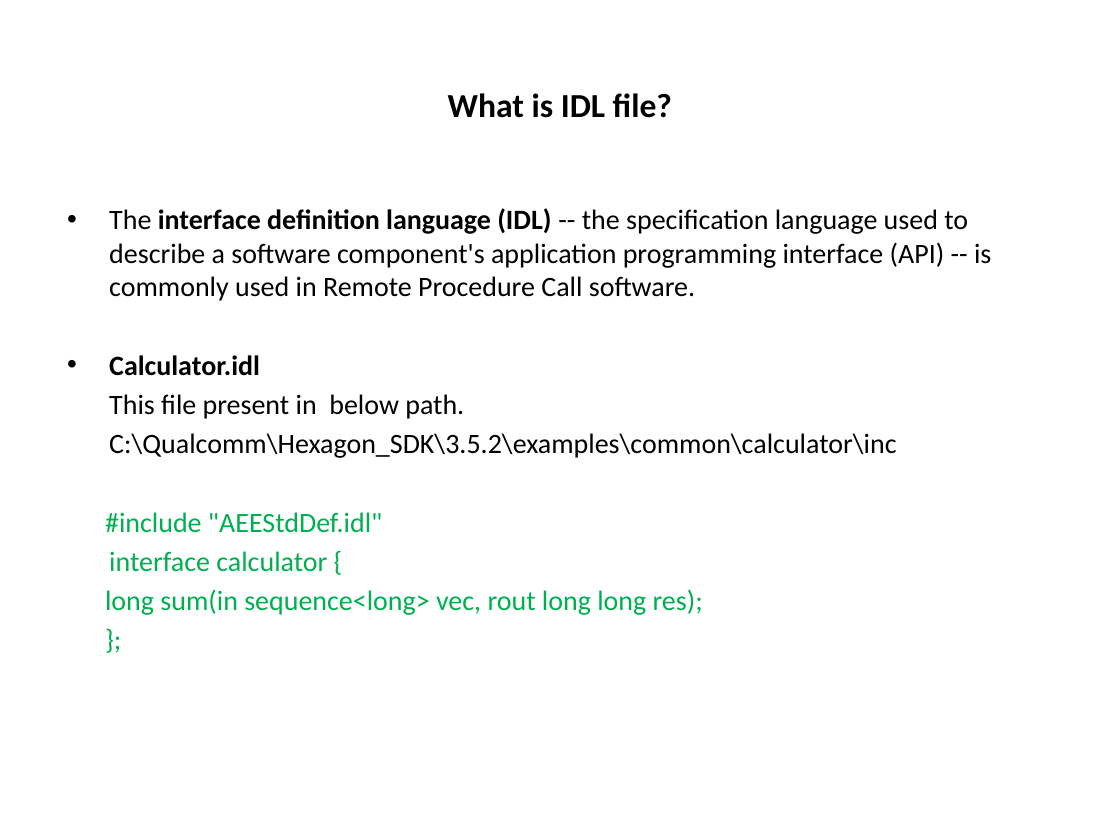
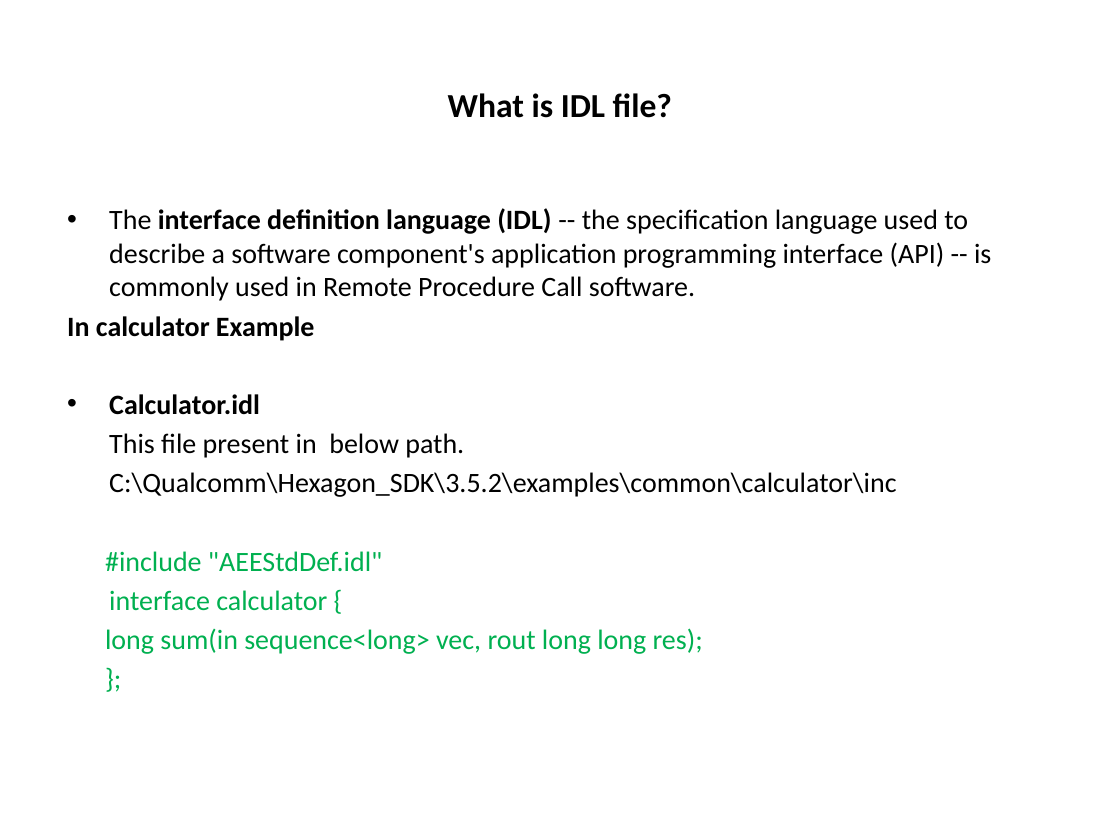
Before and after one commit to Bhagyalakshmi-Marem/TSHtraining, a slide deck: slide 9 of Hexagon_SDK/Docs/Hexagon_SDK_ppt.pptx (slide 7 before the commit). Drawn at 1120x840 pixels with LibreOffice and Linux fonts; fonts in the diff are those of the drawing. Boxes give left, top, right and bottom in pixels: in the first picture for what was removed or moved away, otherwise in the second. Text is boxed around its words. In the diff, an @@ line names an element or a change of style, - is before the commit and + after.

```diff
--- a/Hexagon_SDK/Docs/Hexagon_SDK_ppt.pptx
+++ b/Hexagon_SDK/Docs/Hexagon_SDK_ppt.pptx
@@ text at <box>67,316,315,341</box>: paragraph added @@
+In calculator Example
```
Also in this commit, not shown: 7 other slides changed, 9 slides added, 1 other file.
